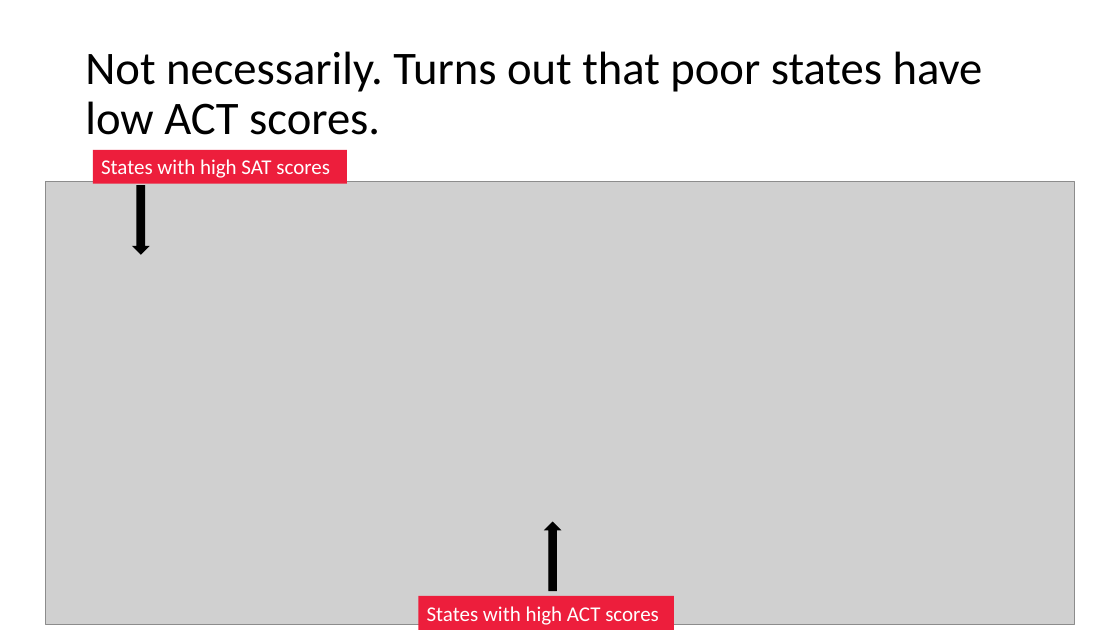
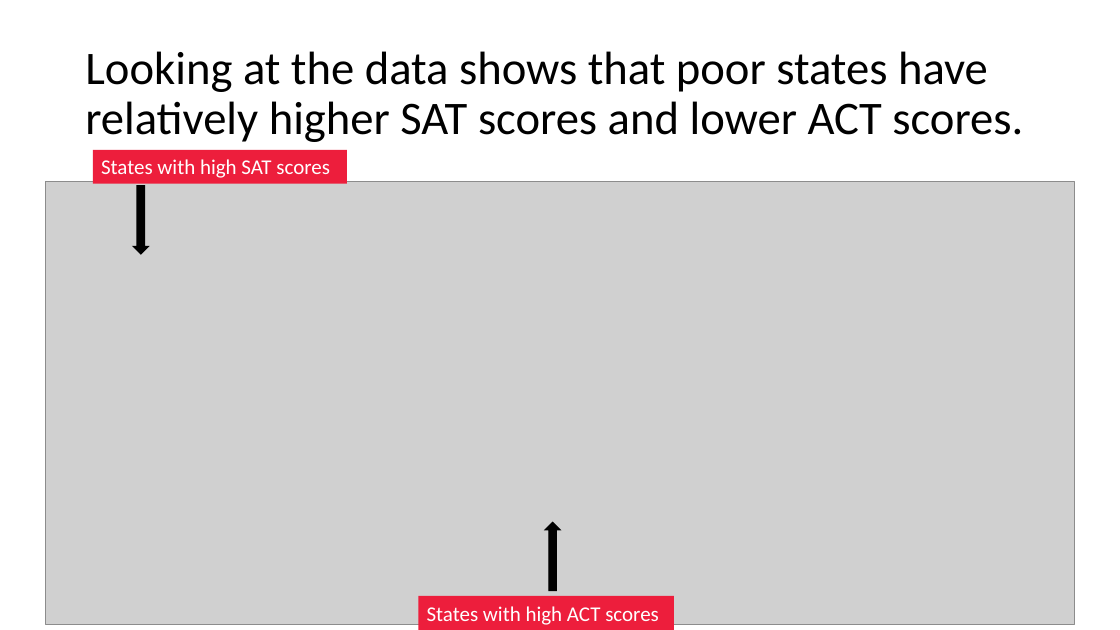
Before and after one commit to benjamin-awd/GA-Project-1, a slide deck: slide 6 of SAT-ACT-Presentation.pptx. Drawn at 1120x630 pixels with LibreOffice and Linux fonts; fonts in the diff are those of the drawing; grey boxes stand for pictures. Boxes give left, top, right and bottom in pixels: in the first picture for what was removed or moved away, otherwise in the second. Text is boxed around its words. In the diff, an @@ line names an element or a change of style, - is before the commit and + after.

Commit message:
update slides

```diff
--- a/SAT-ACT-Presentation.pptx
+++ b/SAT-ACT-Presentation.pptx
@@ title at box(85, 51, 1023, 142): text changed @@
-Not necessarily. Turns out that poor states have low ACT scores.
+Looking at the data shows that poor states have relatively higher SAT scores and lower ACT scores.
```
Also in this commit, not shown: 2 other slides changed.
